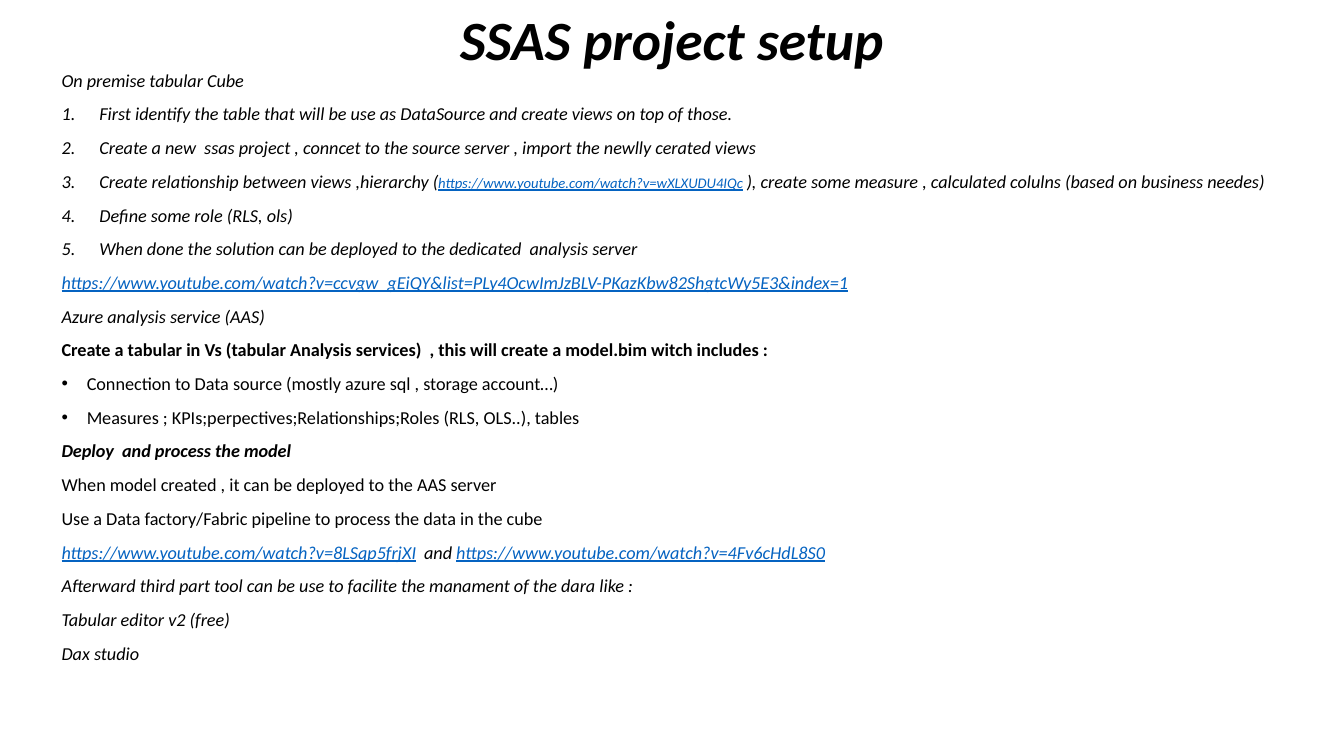
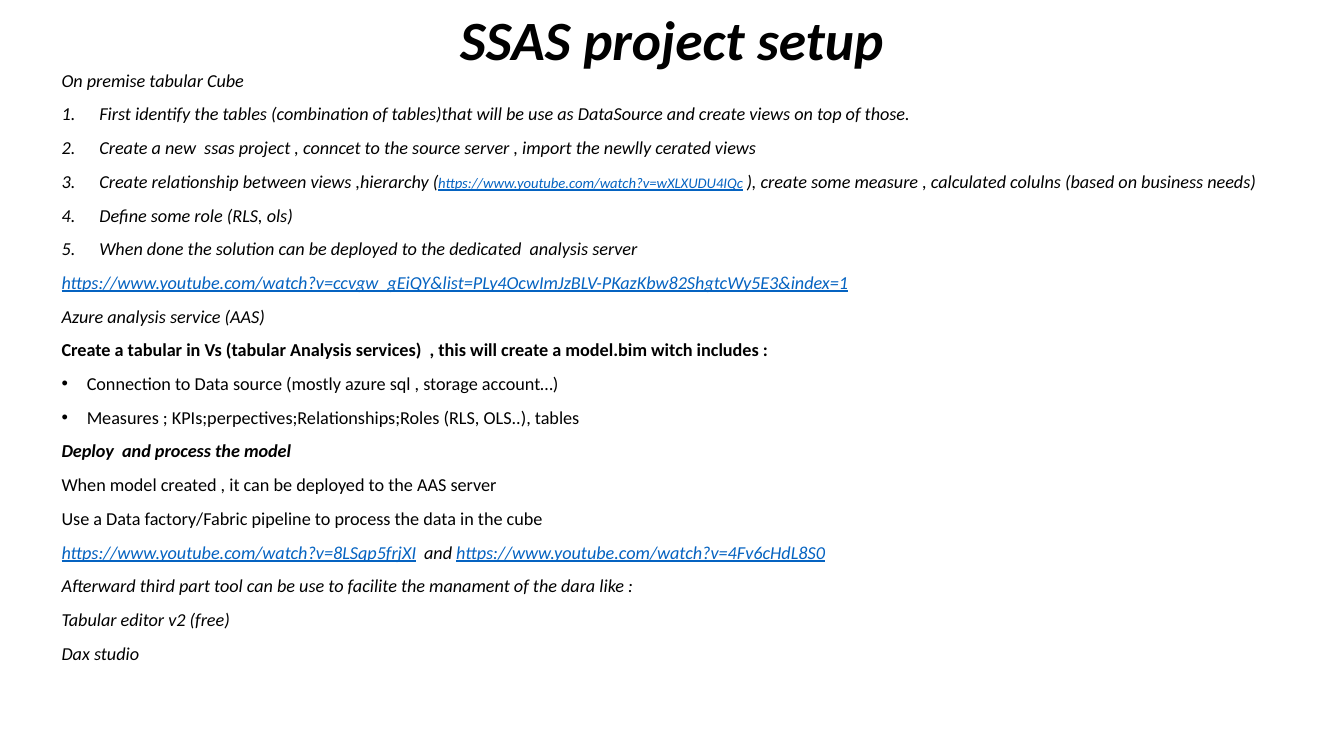
Before and after one commit to Coulio01/Documents, a slide deck: slide 9 of SSIS-SSAS/SSIS Essentials.pptx. Drawn at 1344x756 pixels with LibreOffice and Linux fonts; fonts in the diff are those of the drawing. Boxes give left, top, right and bottom in pixels: in the first picture for what was removed or moved away, otherwise in the second. Text is boxed around its words. In the diff, an @@ line names an element or a change of style, - is before the commit and + after.

```diff
--- a/SSIS-SSAS/SSIS Essentials.pptx
+++ b/SSIS-SSAS/SSIS Essentials.pptx
@@ text at [99, 107, 910, 123]: text changed @@
-1. First identify the table that will be use as DataSource and create views on top of those.
+1. First identify the tables (combination of tables)that will be use as DataSource and create views on top of those.
@@ text at [99, 175, 1256, 191]: text changed @@
-3. Create relationship between views ,hierarchy (https://www.youtube.com/watch?v=wXLXUDU4IQc ), create some measure , calculated colulns (based on business needes)
+3. Create relationship between views ,hierarchy (https://www.youtube.com/watch?v=wXLXUDU4IQc ), create some measure , calculated colulns (based on business needs)
```
Also in this commit, not shown: 3 other slides changed, 21 other files.
